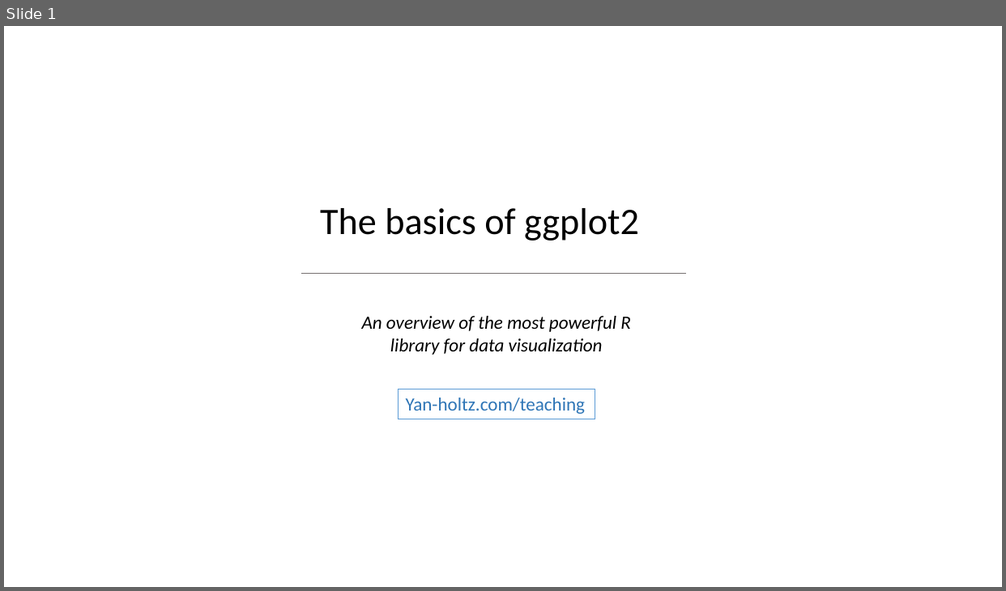
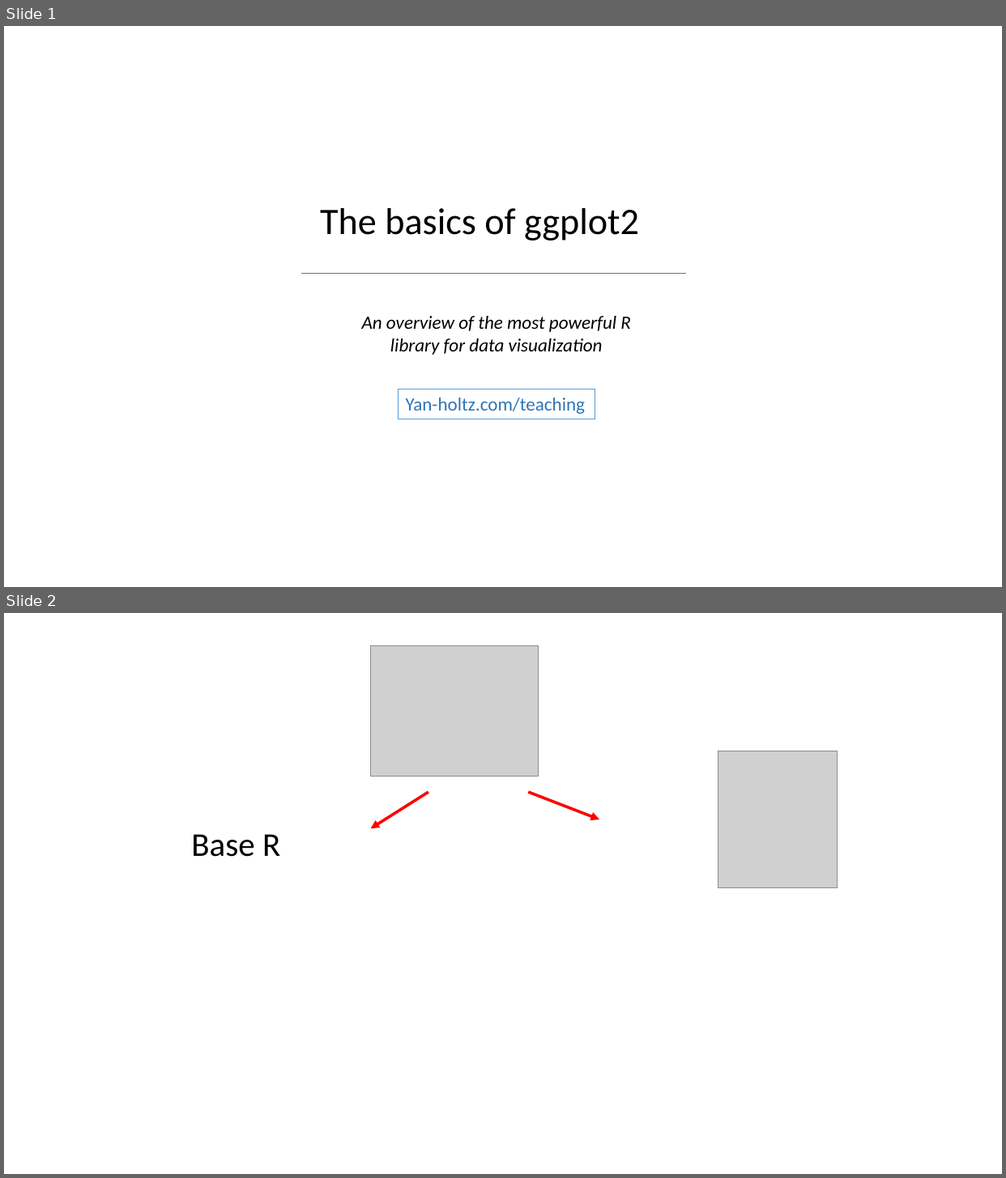
Before and after one commit to holtzy/Teaching, a slide deck: Ggplot2_basic.pptx. Shown one above the other, each under a label of ours: slide 1 before the commit, slides 1 and 2 after it. The pictures are 1006x591 and 1006x1178 pixels, drawn with LibreOffice and Linux fonts; fonts in the diff are those of the drawing; grey boxes stand for pictures; background and template pictures are left out. Boxes give left, top, right and bottom in pixels: in the first picture for what was removed or moved away, otherwise in the second. Text is boxed around its words. In the diff, an @@ line names an element or a change of style, - is before the commit and + after.

```diff
--- a/Ggplot2_basic.pptx
+++ b/Ggplot2_basic.pptx
@@ slide 2 added at box(4, 613, 1002, 1174), background #FFFFFF @@
@@ picture added at box(371, 646, 539, 776) @@
@@ picture added at box(718, 751, 837, 888) @@
@@ arrow added from (428, 792) to (371, 828), #FF0000 2.75 pt @@
@@ arrow added from (529, 792) to (600, 820), #FF0000 2.75 pt @@
@@ text added at box(191, 834, 280, 857), 32 pt, text #000000 @@
+Base R
```
Also in this commit, not shown: 1 slide changed, 12 other slides added, 2 slides removed, 2 other files.
